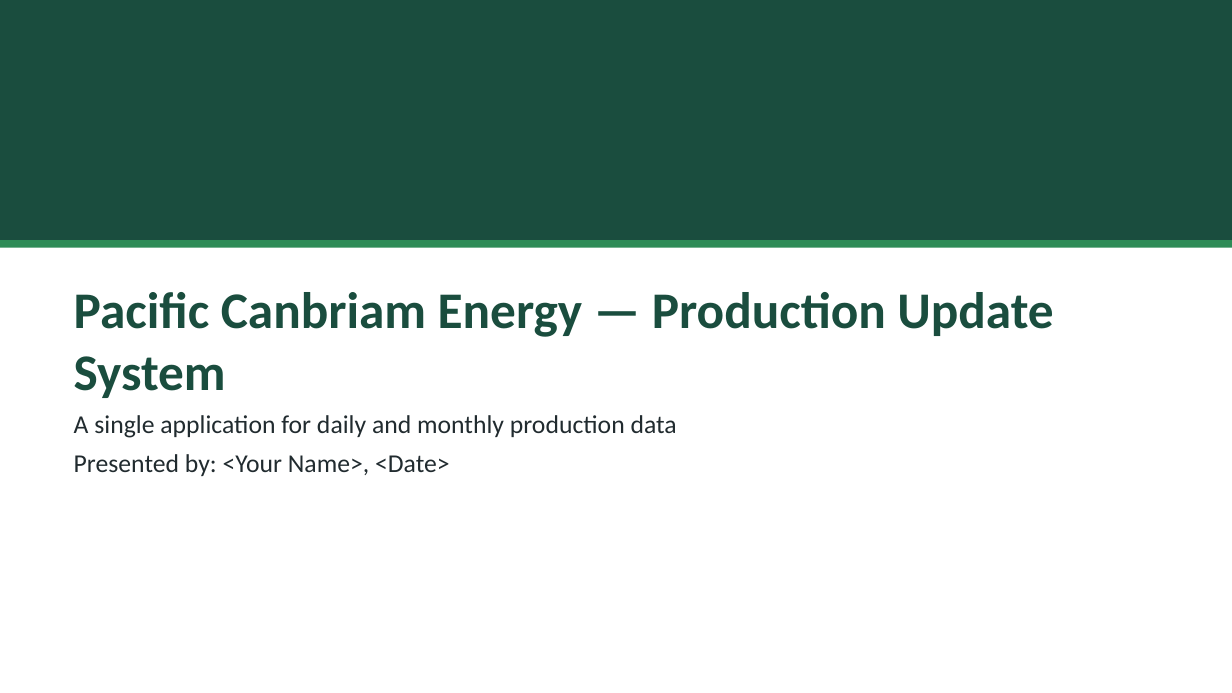
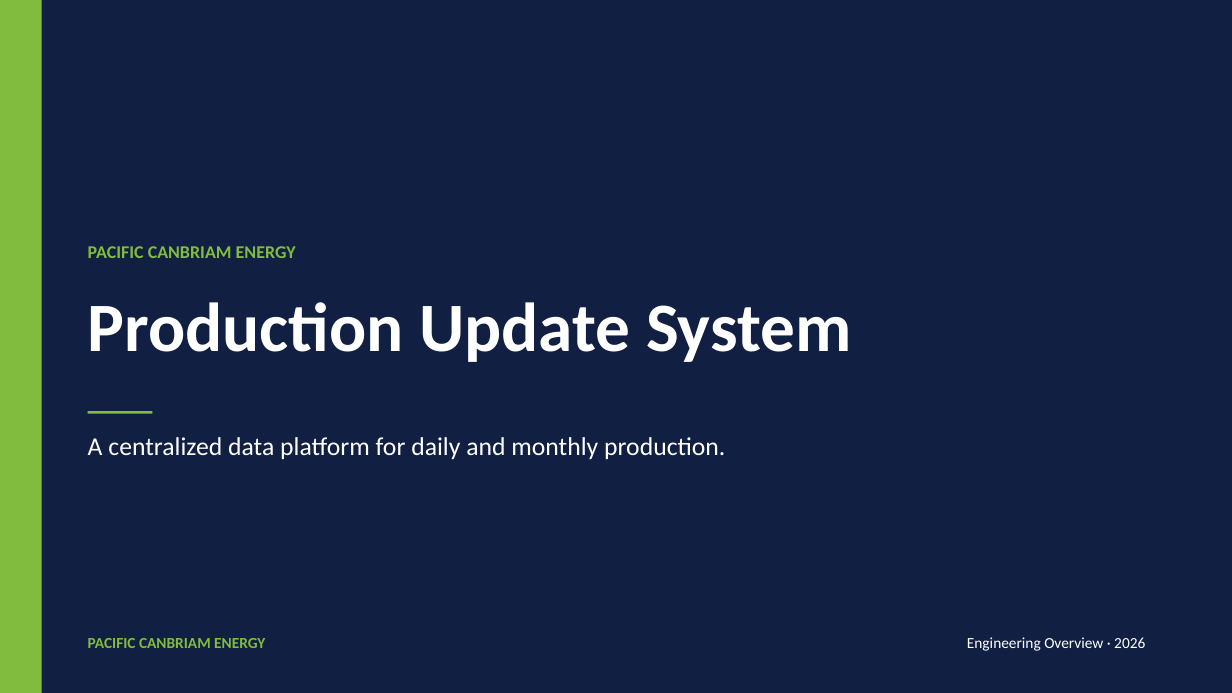
Before and after one commit to IfeanyiAyadiuno/ETL_Load, a slide deck: slide 1 of docs/presentation.pptx. Drawn at 1232x693 pixels with LibreOffice and Linux fonts; fonts in the diff are those of the drawing. Boxes give left, top, right and bottom in pixels: in the first picture for what was removed or moved away, otherwise in the second. Text is boxed around its words. In the diff, an @@ line names an element or a change of style, - is before the commit and + after.

Commit message:
present

```diff
--- a/docs/presentation.pptx
+++ b/docs/presentation.pptx
@@ rectangle: place and size @@
-rectangle at bbox=[0, 0, 1232, 240]
+rectangle at bbox=[0, 0, 1232, 693]
@@ rectangle at bbox=[0, 0, 1232, 693]: fill #1A4D3E to #101F42 @@
@@ rectangle added at bbox=[0, 0, 42, 693], fill #82BC3F @@
@@ rectangle removed at bbox=[0, 240, 1232, 248] @@
@@ text at bbox=[88, 246, 296, 258]: text changed; size 20 to 14 pt; text colour #212B2F to #82BC3F; bold on @@
-Pacific Canbriam Energy — Production Update System
-A single application for daily and monthly production data
-Presented by: <Your Name>, <Date>
+PACIFIC CANBRIAM ENERGY
@@ text added at bbox=[88, 302, 851, 362], 54 pt, text #FFFFFF, bold @@
+Production Update System
@@ rectangle added at bbox=[88, 411, 152, 414], fill #82BC3F @@
@@ text added at bbox=[88, 437, 725, 459], 20 pt, text #FFFFFF @@
+A centralized data platform for daily and monthly production.
@@ text added at bbox=[88, 638, 265, 648], 12 pt, text #82BC3F, bold @@
+PACIFIC CANBRIAM ENERGY
@@ text added at bbox=[967, 637, 1145, 651], 12 pt, text #FFFFFF @@
+Engineering Overview · 2026
```
Also in this commit, not shown: 3 other slides changed, 8 slides added, 8 slides removed, 4 other files.
